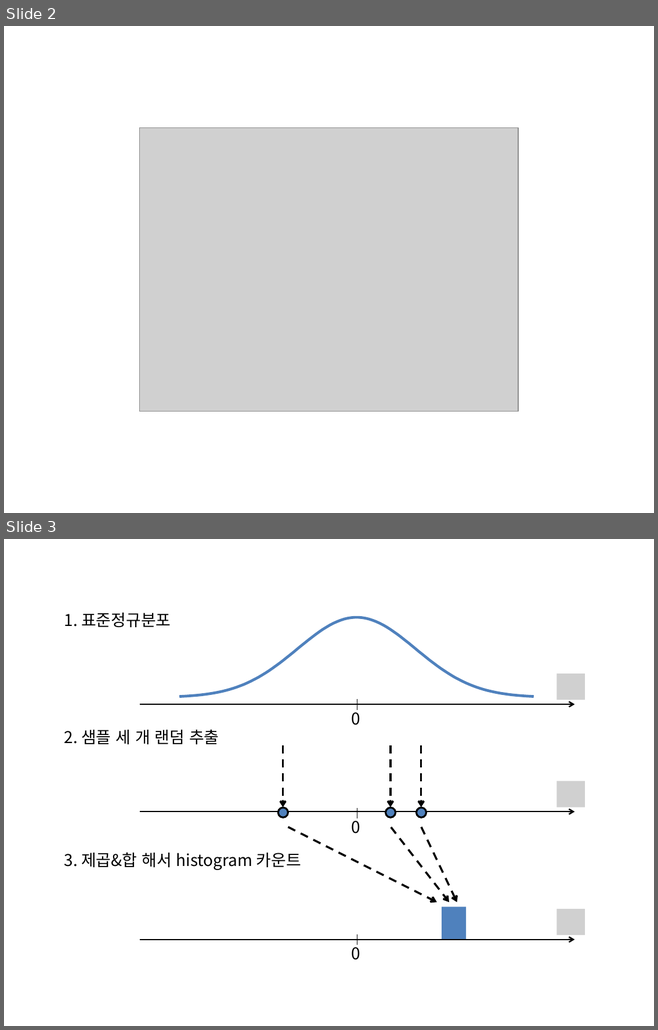
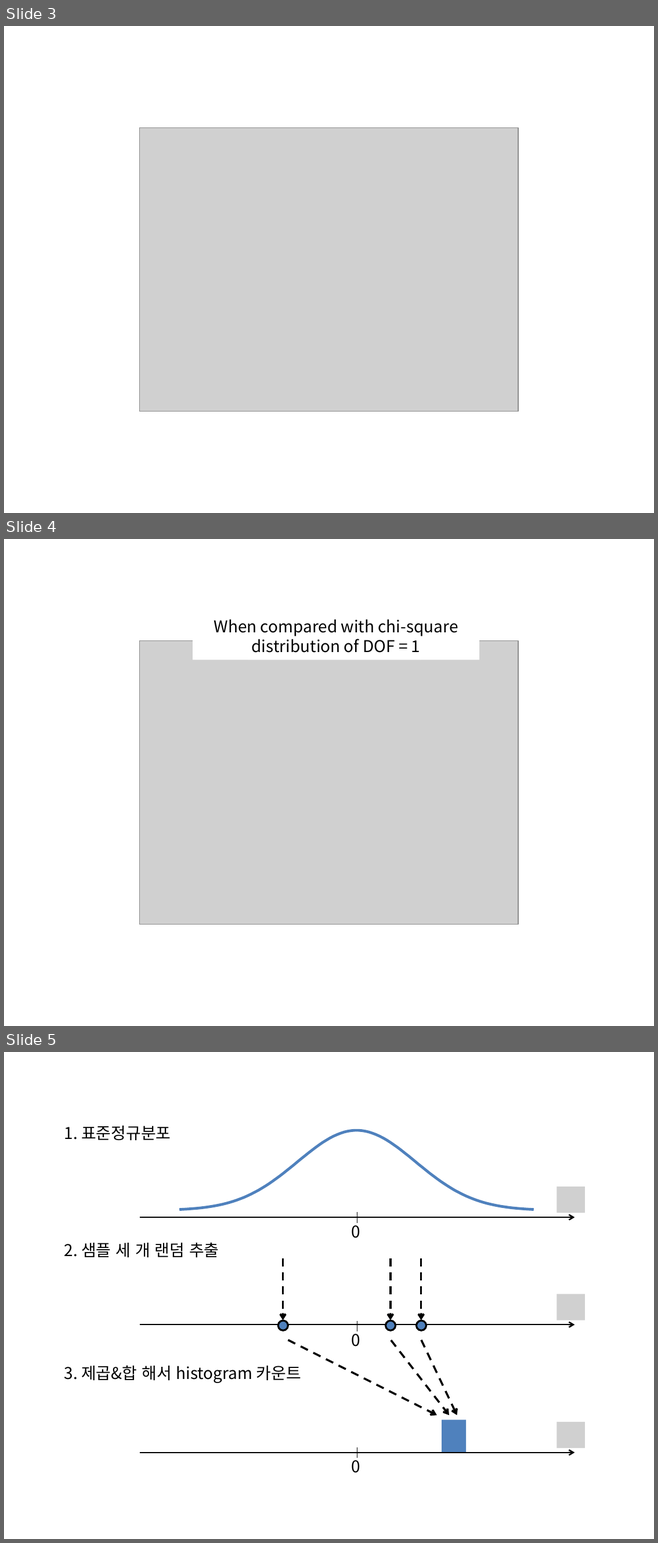
Before and after one commit to answeredbyablemind/answeredbyablemind.github.io, a slide deck: pics/2021-12-13-chi_square/pics.pptx. Shown one above the other, each under a label of ours: slides 2 and 3 before the commit, slides 3, 4 and 5 after it. The pictures are 658x1030 and 658x1543 pixels, drawn with LibreOffice and Linux fonts; fonts in the diff are those of the drawing; grey boxes stand for pictures. Boxes give left, top, right and bottom in pixels: in the first picture for what was removed or moved away, otherwise in the second. Text is boxed around its words. In the diff, an @@ line names an element or a change of style, - is before the commit and + after.

```diff
--- a/pics/2021-12-13-chi_square/pics.pptx
+++ b/pics/2021-12-13-chi_square/pics.pptx
@@ slide 4 added at (4, 539, 654, 1026), background #FFFFFF @@
@@ rectangle added at (192, 613, 479, 660), fill #FFFFFF, 18 pt, text #000000 @@
+When compared with chi-square
+distribution of DOF = 1
@@ picture added at (140, 641, 518, 924) @@
@@ rectangle added at (248, 644, 422, 660), fill #FFFFFF @@
@@ what was slide 2 is now slide 3 @@
@@ what was slide 3 is now slide 5 @@
```
Also in this commit, not shown: 7 other slides added, 1 slide removed, 11 other files.
